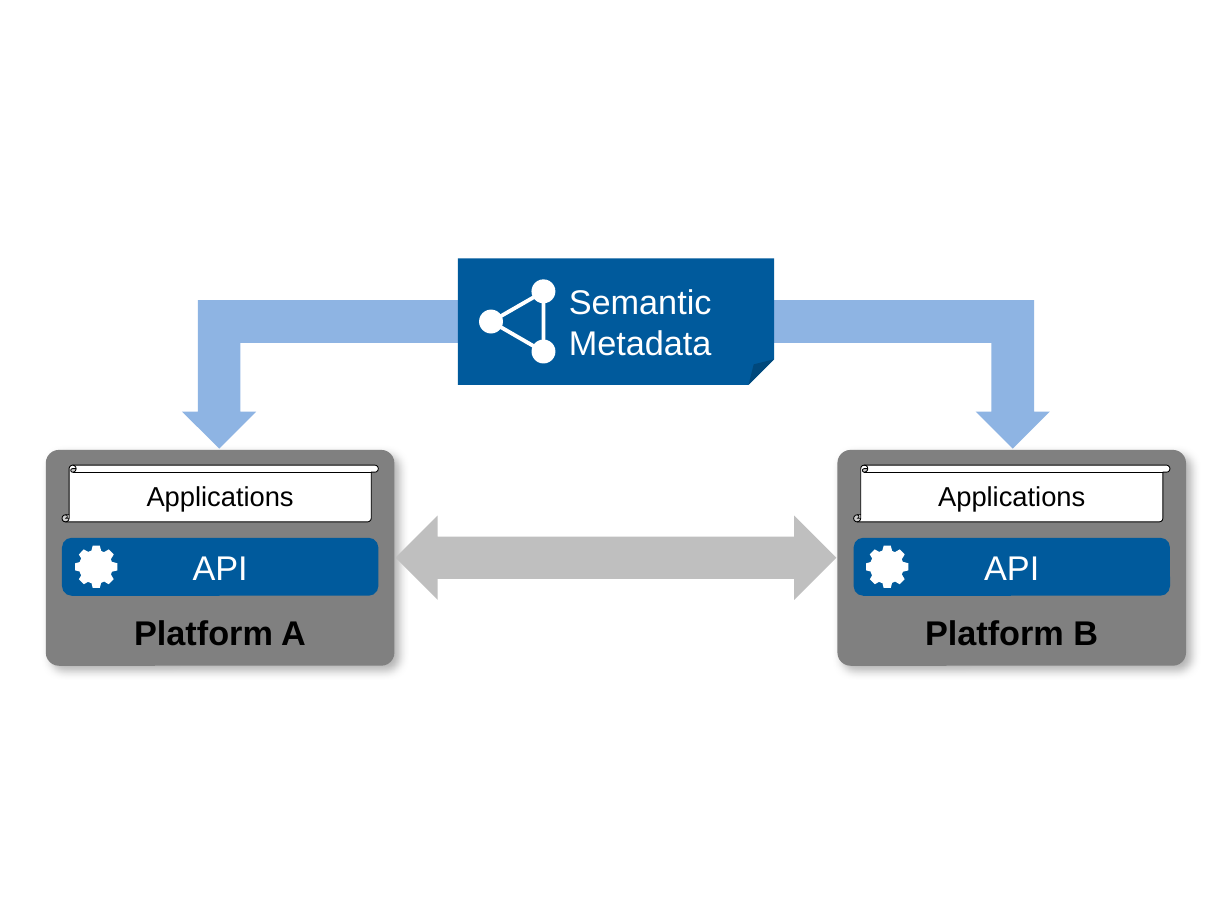
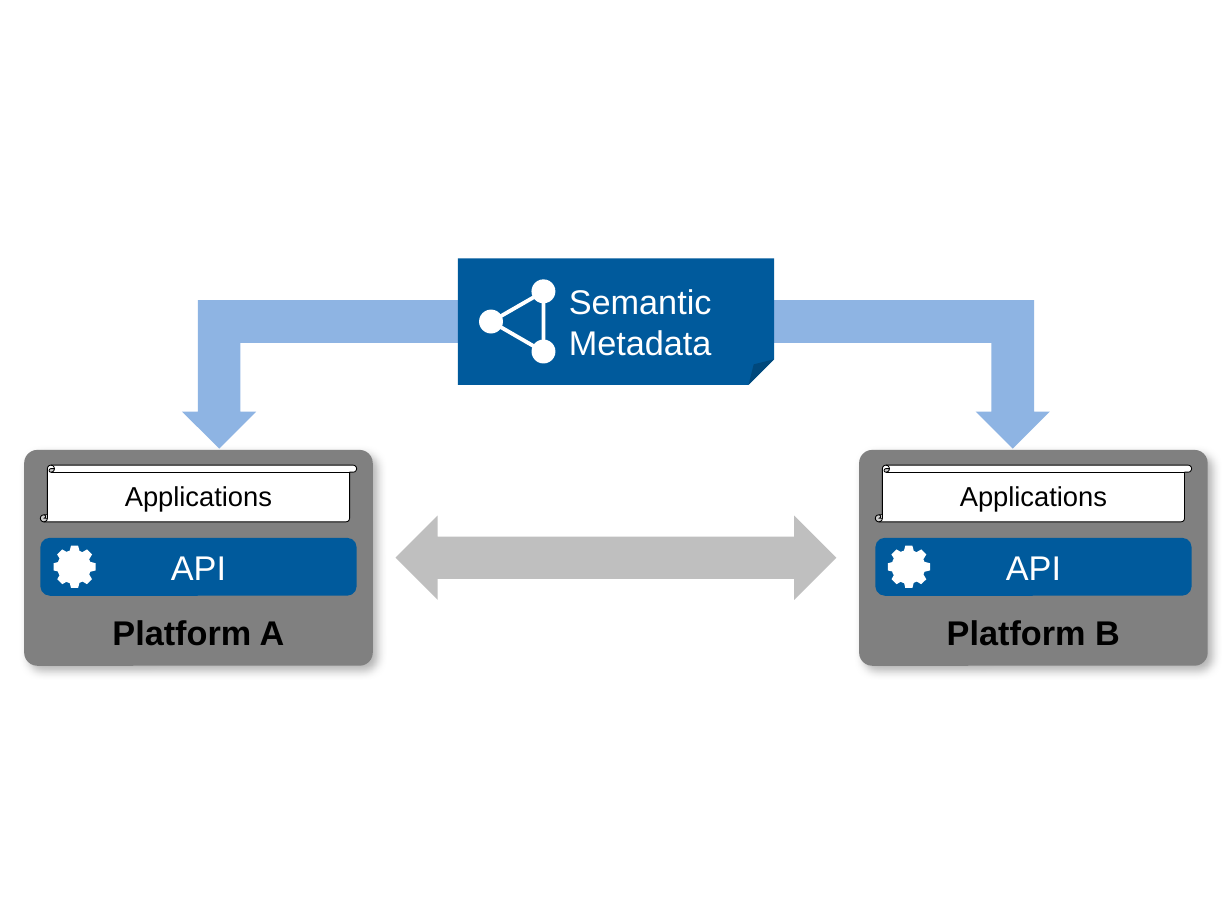
Before and after one commit to w3c/wot-charter-drafts, a slide deck: slide 3 of wot-wg-2016-figure.pptx. Drawn at 1232x924 pixels with LibreOffice and Linux fonts; fonts in the diff are those of the drawing. Boxes give left, top, right and bottom in pixels: in the first picture for what was removed or moved away, otherwise in the second. Text is boxed around its words. In the diff, an @@ line names an element or a change of style, - is before the commit and + after.

```diff
--- a/wot-wg-2016-figure.pptx
+++ b/wot-wg-2016-figure.pptx
@@ 2 rounded rectangles, 1 vertical scroll, 1 freeform shape moved together from (x1=46, y1=450, x2=394, y2=665) to (x1=25, y1=450, x2=373, y2=665) @@
@@ 2 rounded rectangles, 1 vertical scroll, 1 freeform shape moved together from (x1=838, y1=450, x2=1186, y2=665) to (x1=859, y1=450, x2=1207, y2=665) @@
```
Also in this commit, not shown: 1 slide added, 1 other file.
